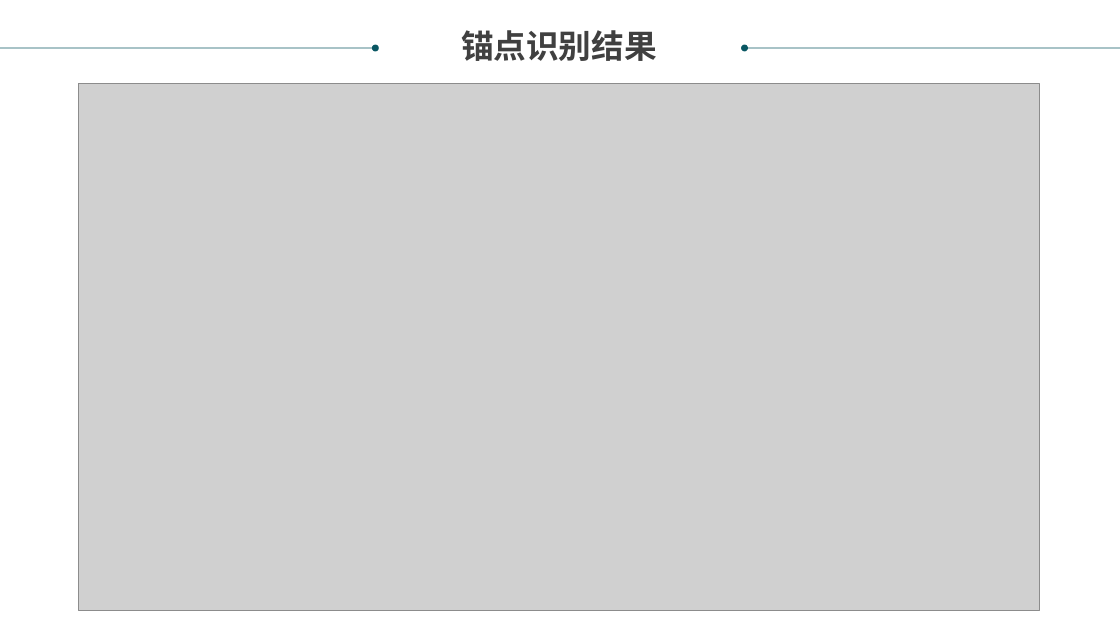
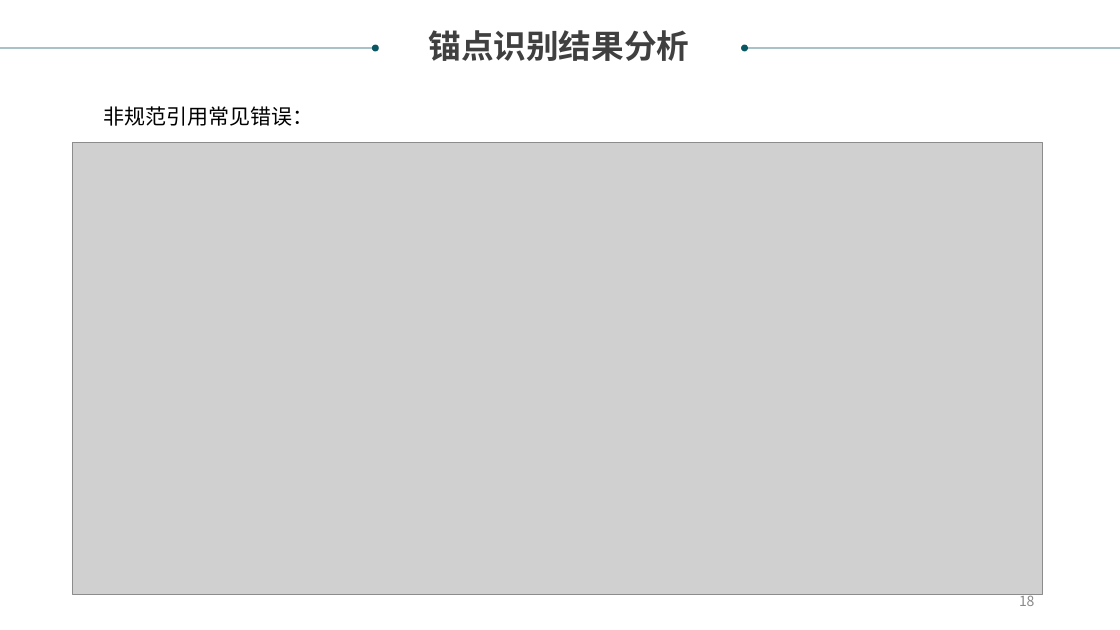
Before and after one commit to xiabo0816/PatTransErrorDetect, a slide deck: slide 18 of documents/翻译锚点识别项目.ppt (slide 14 before the commit). Drawn at 1120x630 pixels with LibreOffice and Linux fonts; fonts in the diff are those of the drawing; grey boxes stand for pictures. Boxes give left, top, right and bottom in pixels: in the first picture for what was removed or moved away, otherwise in the second. Text is boxed around its words. In the diff, an @@ line names an element or a change of style, - is before the commit and + after.

```diff
--- a/documents/翻译锚点识别项目.ppt
+++ b/documents/翻译锚点识别项目.ppt
@@ text at [428, 30, 689, 61]: text changed @@
-锚点识别结果
+锚点识别结果分析
@@ text added at [103, 106, 313, 126], 18 pt, text #000000 @@
+非规范引用常见错误：
@@ picture: place and size @@
-picture at [79, 84, 1039, 610]
+picture at [72, 143, 1042, 594]
@@ page number at [1019, 592, 1034, 606]: text changed @@
-14
+18
```
Also in this commit, not shown: 7 other slides changed, 7 slides removed, 10 other files.
